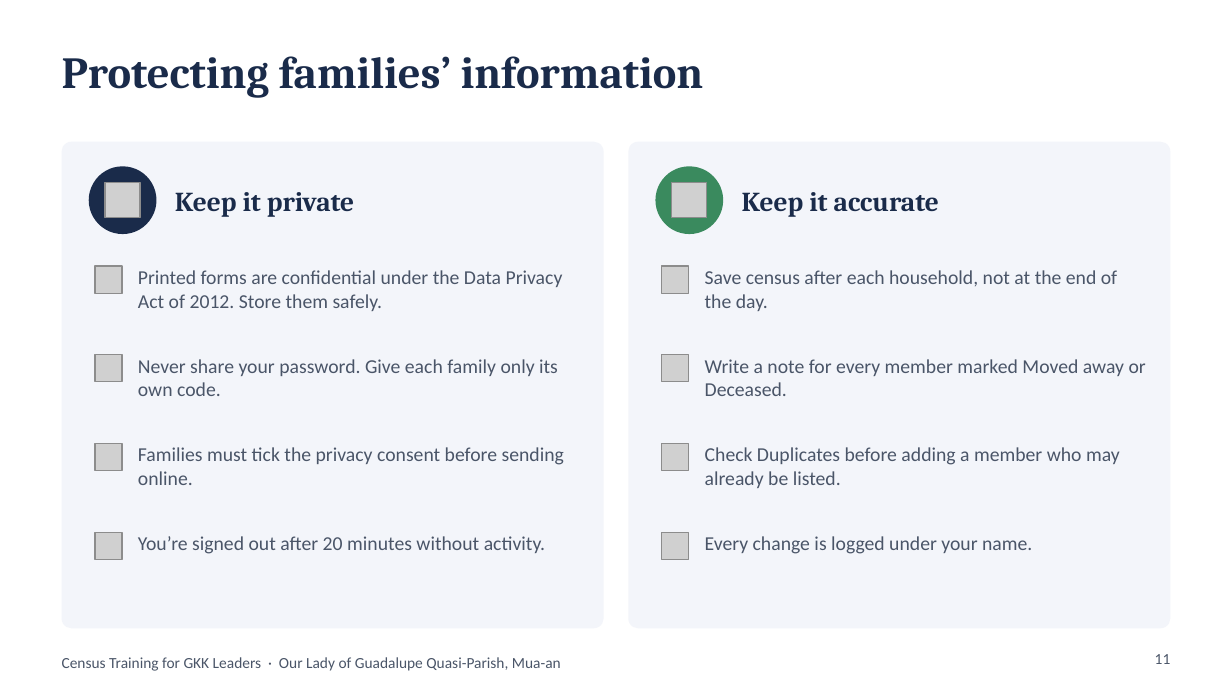
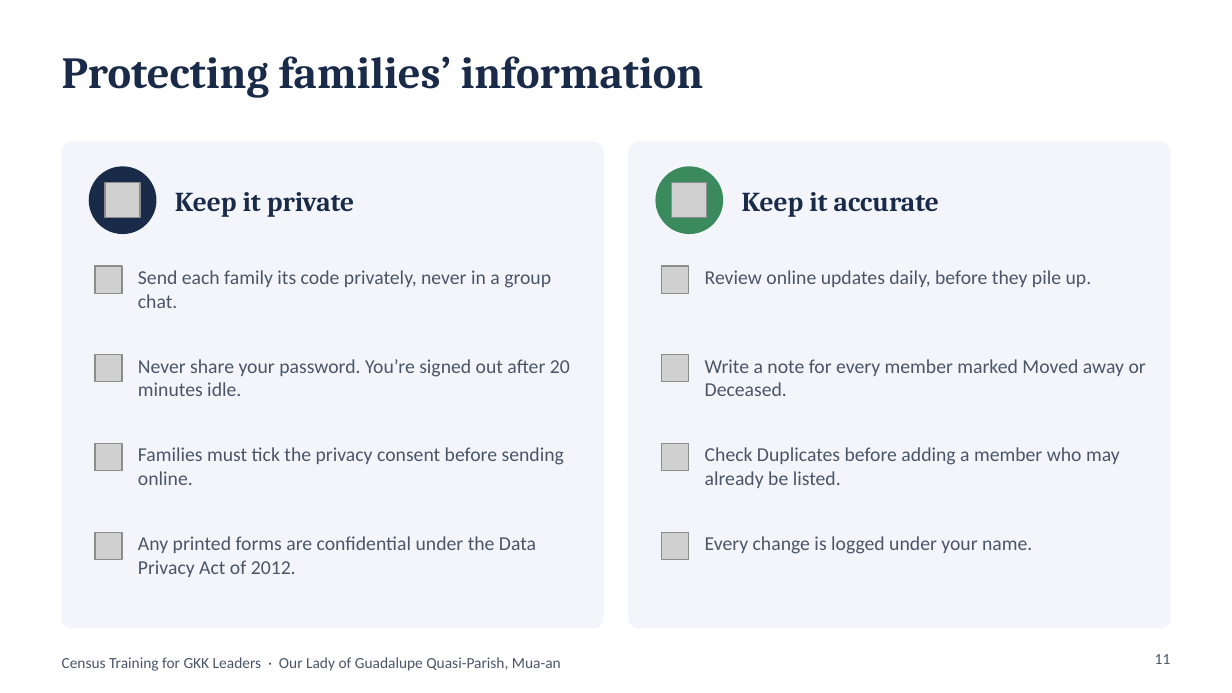
Before and after one commit to DaveenDev/parish-members-registry, a slide deck: slide 11 of docs/GKK-Leaders-Census-Training.pptx. Drawn at 1232x693 pixels with LibreOffice and Linux fonts; fonts in the diff are those of the drawing; grey boxes stand for pictures. Boxes give left, top, right and bottom in pixels: in the first picture for what was removed or moved away, otherwise in the second. Text is boxed around its words. In the diff, an @@ line names an element or a change of style, - is before the commit and + after.

```diff
--- a/docs/GKK-Leaders-Census-Training.pptx
+++ b/docs/GKK-Leaders-Census-Training.pptx
@@ text at (138,270,551,308): text changed @@
-Printed forms are confidential under the Data Privacy Act of 2012. Store them safely.
+Send each family its code privately, never in a group chat.
@@ text at (705,270,1092,287): text changed @@
-Save census after each household, not at the end of the day.
+Review online updates daily, before they pile up.
@@ text at (138,359,570,396): text changed @@
-Never share your password. Give each family only its own code.
+Never share your password. You’re signed out after 20 minutes idle.
@@ text at (138,536,536,577): text changed @@
-You’re signed out after 20 minutes without activity.
+Any printed forms are confidential under the Data Privacy Act of 2012.
```
Also in this commit, not shown: 11 other slides changed.
